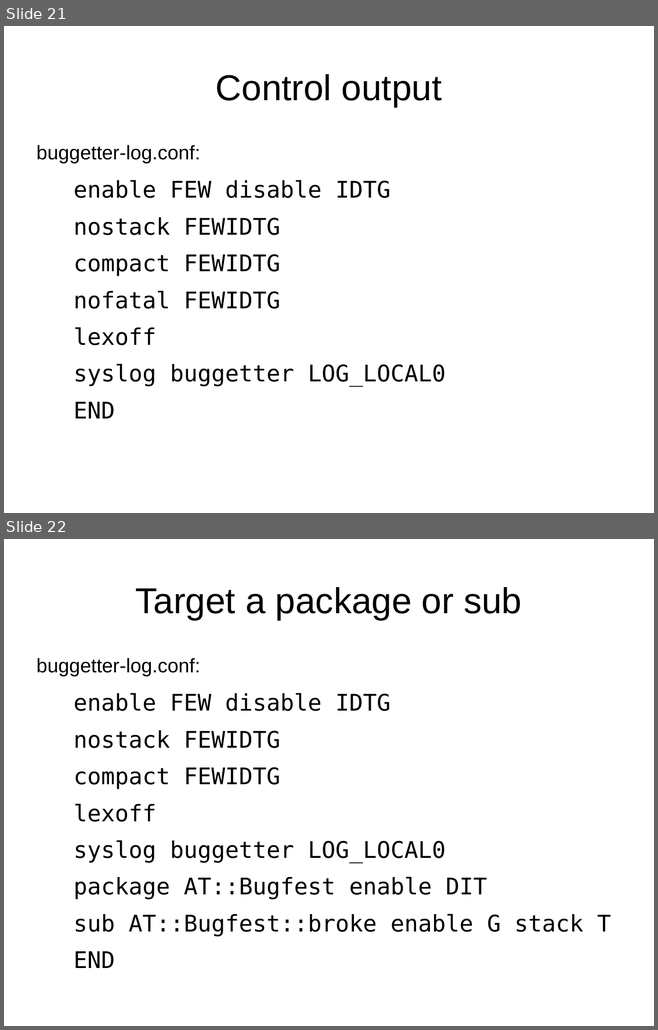
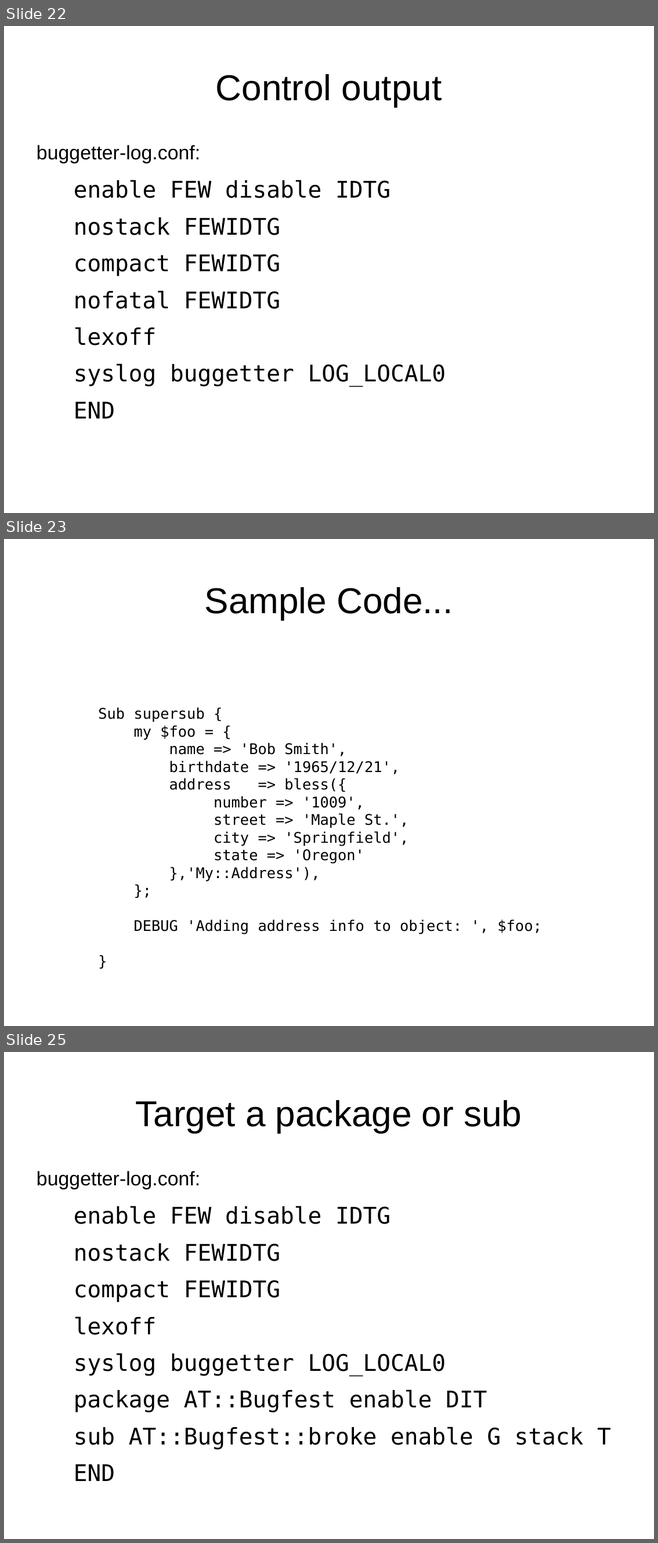
Before and after one commit to daotoad/Log-Lager, a slide deck: doc/Log-Lager.odp. Shown one above the other, each under a label of ours: slides 21 and 22 before the commit, slides 22, 23 and 25 after it; the slides between them are not shown. The pictures are 658x1030 and 658x1543 pixels, drawn with LibreOffice and Linux fonts; fonts in the diff are those of the drawing. Boxes give left, top, right and bottom in pixels: in the first picture for what was removed or moved away, otherwise in the second. Text is boxed around its words. In the diff, an @@ line names an element or a change of style, - is before the commit and + after.

```diff
--- a/doc/Log-Lager.odp
+++ b/doc/Log-Lager.odp
@@ slide 23 added at [4,539,654,1026], background #FFFFFF @@
@@ title added at [205,587,452,620], 44 pt, text #000000 @@
+Sample Code...
@@ text added at [98,707,541,935], 18 pt, text #000000 @@
+Sub supersub {
+my $foo = {
+name => 'Bob Smith',
+birthdate => '1965/12/21',
+address => bless({
+number => '1009',
+street => 'Maple St.',
+city => 'Springfield',
+state => 'Oregon'
+},'My::Address'),
+};
+DEBUG 'Adding address info to object: ', $foo;
+}
@@ what was slide 21 is now slide 22 @@
@@ what was slide 22 is now slide 25 @@
```
Also in this commit, not shown: 3 other slides added.
